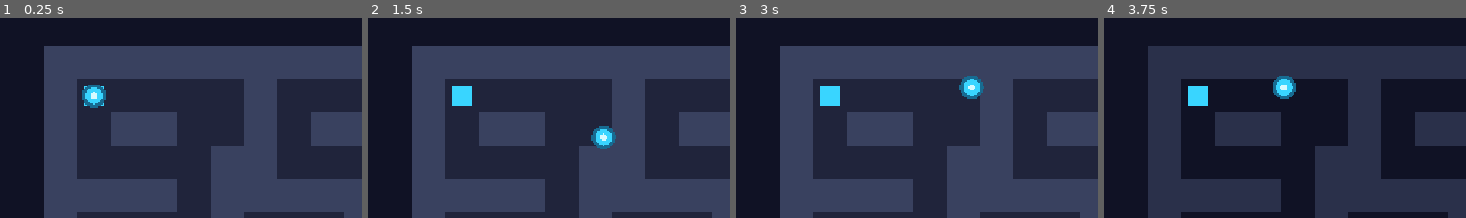
Above: before the commit, frames 1-4 (left to right).
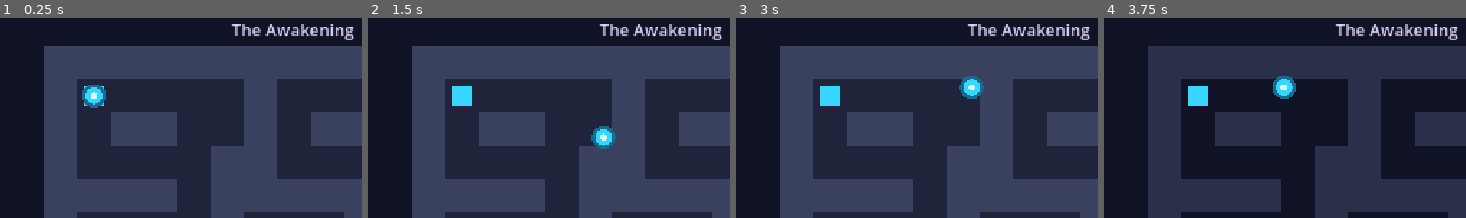
Above: after the commit, the same moments.

Repository: bansalrujul07/THE-FORGOTTEN-PATH
Game: Godot game, scene res://main.tscn
Same seed, same stepped clock (60 frames per second), same inputs: the game is played once before the commit and once after it.
Inputs:
- Up to frame 1 (0.25 s): no input
- Up to frame 2 (1.5 s): tap Enter at 0.5 s; hold Right (ui_right) 0.53-1.28 s; tap E (echo_pulse) at 0.6, 1.35 s; hold Down (ui_down) from 1.28 s (still down)
- Up to frame 3 (3 s): tap Space at 2 s; release Down (ui_down) at 2.03 s; hold Right (ui_right) 2.03-2.78 s; tap E (echo_pulse) at 2.1, 2.85 s; tap Enter at 2.75 s; hold Up (ui_up) from 2.78 s (still down)
- Up to frame 4 (3.75 s): tap Space at 3.5 s; release Up (ui_up) at 3.53 s; hold Left (ui_left) from 3.53 s (still down); tap E (echo_pulse) at 3.6 s
The pictures show only the part of the screen within x 11-61%, y 0-50%; the shares and areas given below are measured in that part.

The runs differ from the first frame. In frame 1, 1.1% of the frame differs, in the area x 63-98%, y 3-11%; in frame 2, 1.1%; in frame 3, 1.1%; in frame 4, 1.1%.

Commit message:
chore: finalize The Forgotten Path for submission

Diff:
--- a/scripts/maze.gd
+++ b/scripts/maze.gd
@@ -50,10 +50,10 @@
 	# Create the maze using the selected map
 	create_wall_collisions()
 	create_exit()
-
 	# Create UI
 	create_echo_ui()
 	create_timer_ui()
+	create_level_ui()
 
 	# Update UI with level settings
 	timer_label.text = "TIME: " + str(ceil(time_left))
@@ -109,6 +109,19 @@
 
 	add_child(timer_label)
 
+func create_level_ui():
+	var level_label = Label.new()
+
+	level_label.text = level_manager.get_current_level_data()["name"]
+	level_label.position = Vector2(400, 20)
+	level_label.size = Vector2(350, 40)
+	level_label.horizontal_alignment = HORIZONTAL_ALIGNMENT_CENTER
+	level_label.add_theme_font_size_override("font_size", 24)
+	level_label.add_theme_color_override(
+		"font_color",
+		Color("#E0D7FF")
+	)
+	add_child(level_label)
 
 func show_game_over():
 	var game_over_label = Label.new()
